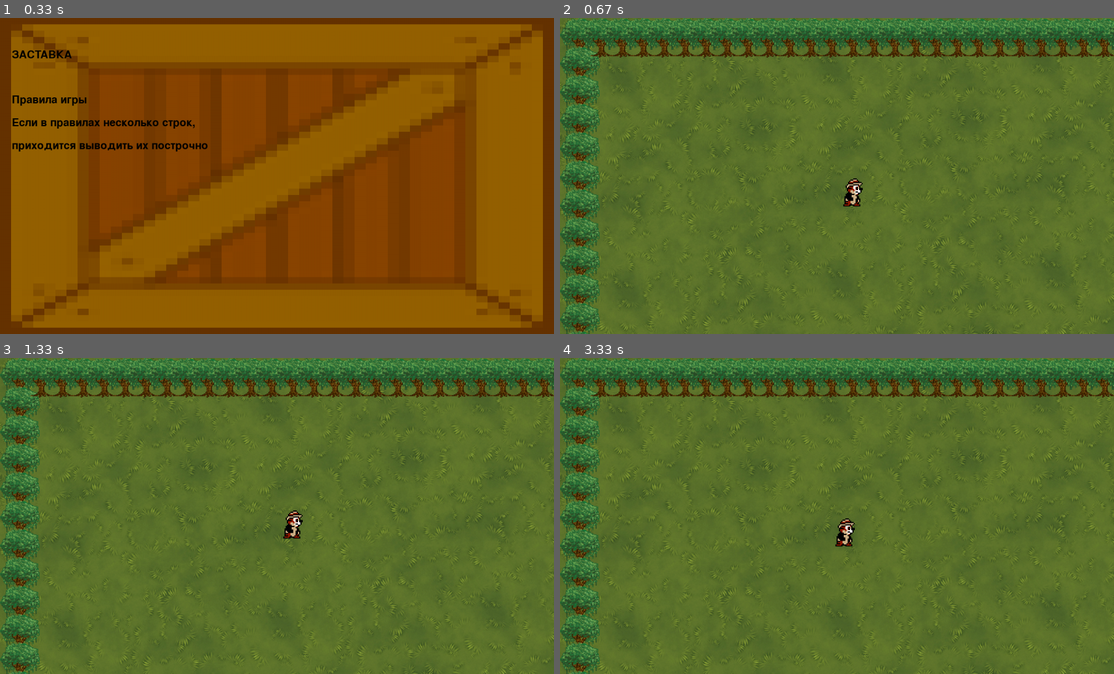
Above: before the commit, frames 1-4 (two rows, left to right).
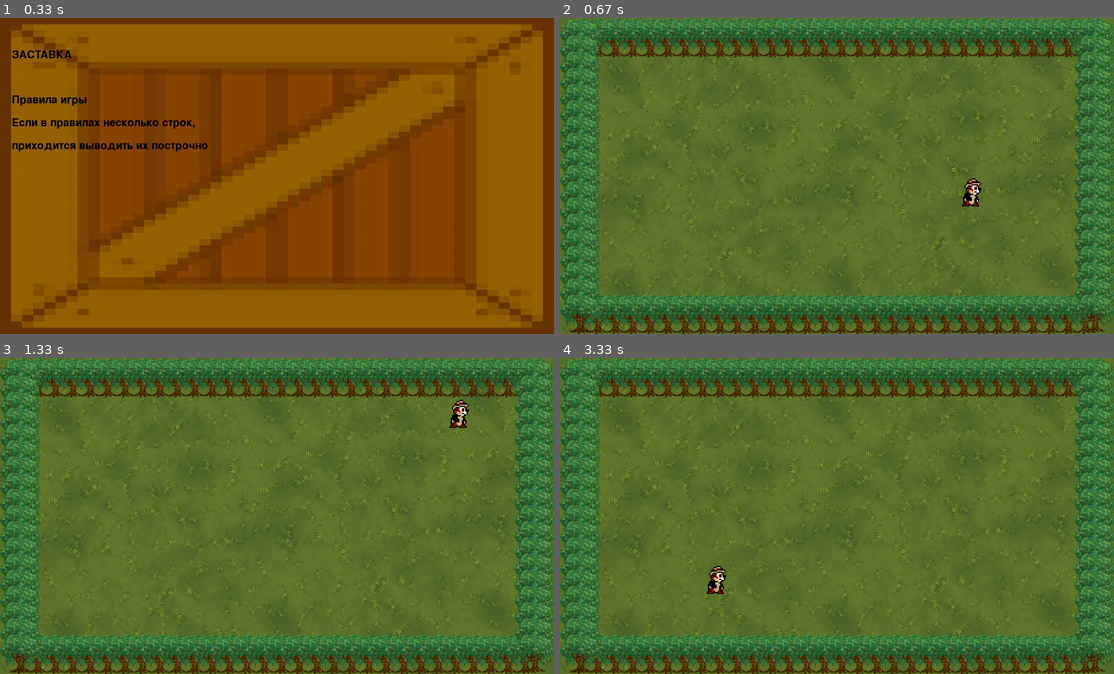
Above: after the commit, the same moments.

Repository: Throddy/PyGame
Game: pygame game, started from main.py
Two runs of this game, one before a commit and one after it. Both use one fixed random seed, a clock stepped at 60 frames per second and the inputs below.
Inputs:
- Up to frame 1 (0.33 s): no input
- Up to frame 2 (0.67 s): hold D from 0.33 s (still down)
- Up to frame 3 (1.33 s): release D at 0.8 s; hold W 0.83-1.3 s
- Up to frame 4 (3.33 s): hold D 1.33-1.8 s; hold A 1.83-2.37 s; hold S 2.4-2.87 s; hold A from 2.9 s (still down)

Frame 1 is identical in both runs. In frame 2, 23% of the frame differs, in the area x 0-100%, y 0-100%; in frame 3, 23%; in frame 4, 23%.

Commit message:
MadeCollideWithBorders-ResizingFinallyFinished(space-TeleportToSpawn)-NotCorrectMoving

Diff:
--- a/main.py
+++ b/main.py
@@ -4,7 +4,8 @@
 pygame.init()
 pygame.display.set_caption('Walking')
 size = width, height = 1400, 800
-screen = pygame.display.set_mode(size, pygame.RESIZABLE)
+min_width, min_height = 1200, 700
+screen = pygame.display.set_mode(size, pygame.RESIZABLE, pygame.FULLSCREEN)
 
 
 def load_image(name, colorkey=None):
@@ -114,24 +115,23 @@
         clock.tick(FPS)
 
 
-class Tile(pygame.sprite.Sprite):
-    def __init__(self, tile_type, pos_x, pos_y):
-        super().__init__(tiles_group, all_sprites)
-        if tile_type == 'tree':
-            self.tile_width, self.tile_height = 100, 100
-        self.cur_img = tile_images[tile_type]
+class Tree(pygame.sprite.Sprite):
+    def __init__(self, pos_x, pos_y):
+        super().__init__(trees_group, all_sprites)
+        self.width, self.height = tree_width, tree_height
+        self.cur_img = tile_images['tree']
         self.image = pygame.transform.scale(self.cur_img,
-                                            (width // (width // self.tile_width),
-                                             height // (height // self.tile_height)))
+                                            (width // (width // self.width),
+                                             height // (height // self.height)))
         self.rect = self.image.get_rect().move(
             pos_x, pos_y)
 
     def resize(self, SW, SH):
-        global width, height
-        new_W, new_H = self.tile_width * (SW / width), self.tile_height * (SH / height)
+        global tree_width, tree_height, width, height
+        new_W, new_H = self.width * (SW / width), self.height * (SH / height)
         self.image = pygame.transform.scale(self.cur_img,
                                             (new_W, new_H))
-        self.tile_width, self.tile_height = new_W, new_H
+        tree_width, tree_height = new_W, new_H
 
 
 class Player(pygame.sprite.Sprite):
@@ -149,6 +149,33 @@
                                             (new_W, new_H))
         MC_width, MC_height = new_W, new_H
 
+    def update(self, keys, vx=0, vy=0):
+        if not keys[pygame.K_SPACE]:
+            if keys[pygame.K_a]:
+                vx = -15
+            if keys[pygame.K_d]:
+                vx = 15
+            if keys[pygame.K_w]:
+                vy = -15
+            if keys[pygame.K_s]:
+                vy = 15
+
+            if abs(vx) == abs(vy) == 15:
+                vx = vx / (2 ** 0.5)
+                vy = vy / (2 ** 0.5)
+
+            self.rect.x += vx
+            if pygame.sprite.spritecollideany(self, trees_group):
+                self.rect.x -= vx
+                vx = 0
+
+            self.rect.y += vy
+            if pygame.sprite.spritecollideany(self, trees_group):
+                self.rect.y -= vy
+                vy = 0
+        else:
+            self.rect.x, self.rect.y = width // 2, height // 2
+
 
 class Camera:
     def __init__(self):
@@ -168,33 +195,24 @@
     global background, width, height
     resized_flag = False
     camera = Camera()
-    tree_ab_x, tree_ab_y = width // int(1.3 * tree_n_w), height // int(0.7 * tree_n_h)
-    for x in range(0, width, tree_ab_x):
-        for y in range(0, height, tree_ab_y):
-            if x == 0 or y == 0:
-                Tile('tree', x, y)
 
     while True:
         screen.fill('black')
         screen.blit(background, (0, 0))
         keys = pygame.key.get_pressed()
+        generate_borders(width, height)
 
         for event in pygame.event.get():
             if event.type == pygame.QUIT:
                 terminate()
             if event.type == pygame.KEYDOWN and event.key == pygame.K_q:
                 return
-            if keys[pygame.K_a]:
-                MainCharacter.rect.x -= step
-            if keys[pygame.K_d]:
-                MainCharacter.rect.x += step
-            if keys[pygame.K_w]:
-                MainCharacter.rect.y -= step
-            if keys[pygame.K_s]:
-                MainCharacter.rect.y += step
             if event.type == pygame.VIDEORESIZE:
+                new_width = max(event.w, min_width)
+                new_height = max(event.h, min_height)
+                screen = pygame.display.set_mode((new_width, new_height), pygame.RESIZABLE)
                 resized_flag = True
-                new_SW, new_SH = event.w, event.h
+                new_SW, new_SH = new_width, new_height
                 background = pygame.transform.scale(background, (new_SW, new_SH))
 
         camera.update(MainCharacter)
@@ -205,30 +223,47 @@
         if resized_flag:
             width, height = new_SW, new_SH
         resized_flag = False
-        tiles_group.draw(screen)
+
+        trees_group.draw(screen)
+        player_group.update(keys)
         player_group.draw(screen)
 
         pygame.display.flip()
         clock.tick(FPS)
 
 
+def generate_borders(w, h):
+    for sprite in trees_group:
+        sprite.kill()
+
+    horz_step = max(1, (w - tree_width) // (Ntrees_horz - 1))
+    for i in range(Ntrees_horz):
+        Tree(i * horz_step, 0)
+        Tree(i * horz_step, h - tree_height)
+
+    vert_step = max(1, (h - tree_height) // (Ntrees_vert - 1))
+    for i in range(Ntrees_vert):
+        Tree(0, i * vert_step)
+        Tree(w - tree_width, i * vert_step)
+
+
 all_sprites = pygame.sprite.Group()
-tiles_group = pygame.sprite.Group()
+trees_group = pygame.sprite.Group()
 player_group = pygame.sprite.Group()
 
 tile_images = {
     'tree': load_image(r'game\tree.png')
 }
-tree_n_w, tree_n_h = 20, 16
+Ntrees_horz, Ntrees_vert = 30, 18
 background = pygame.transform.scale(load_image(r'game\background1.jpg'), (width, height))
 
 player_image = load_image('game\maincharacter.png')
 MC_width, MC_height = 50, 70
+tree_width = tree_height = 100
 MainCharacter = Player(width // 2, height // 2)
 
 clock = pygame.time.Clock()
 FPS = 60
-step = 10
 
 """
 player, level_x, level_y = generate_level(load_level('lvl1.txt'))
